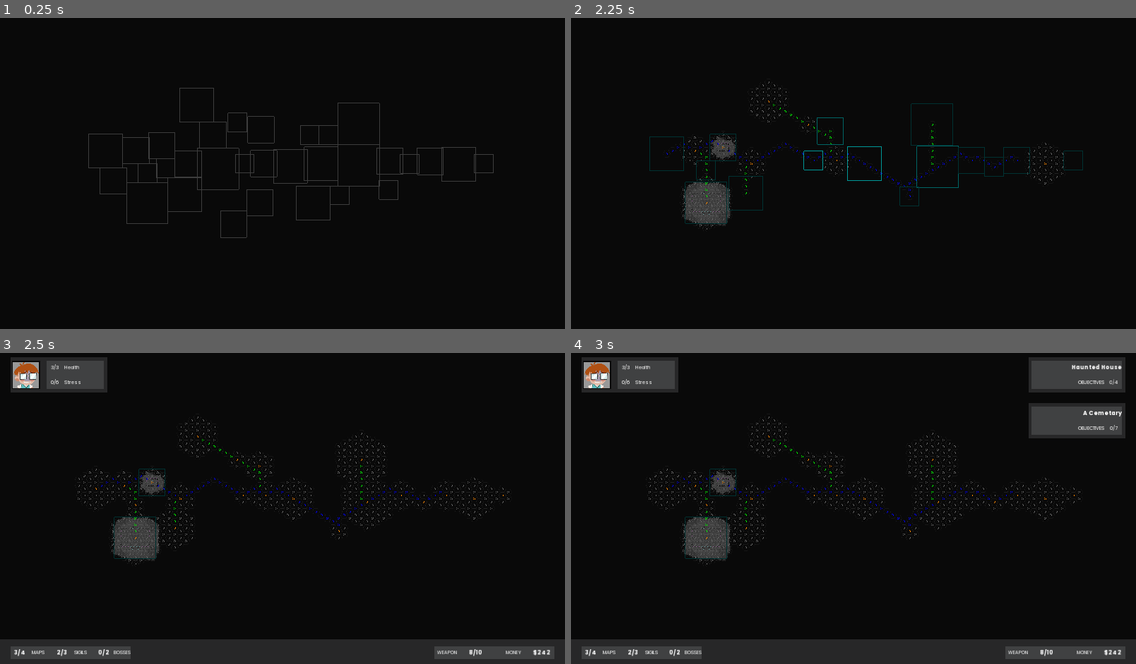
Above: before the commit, frames 1-4 (two rows, left to right).
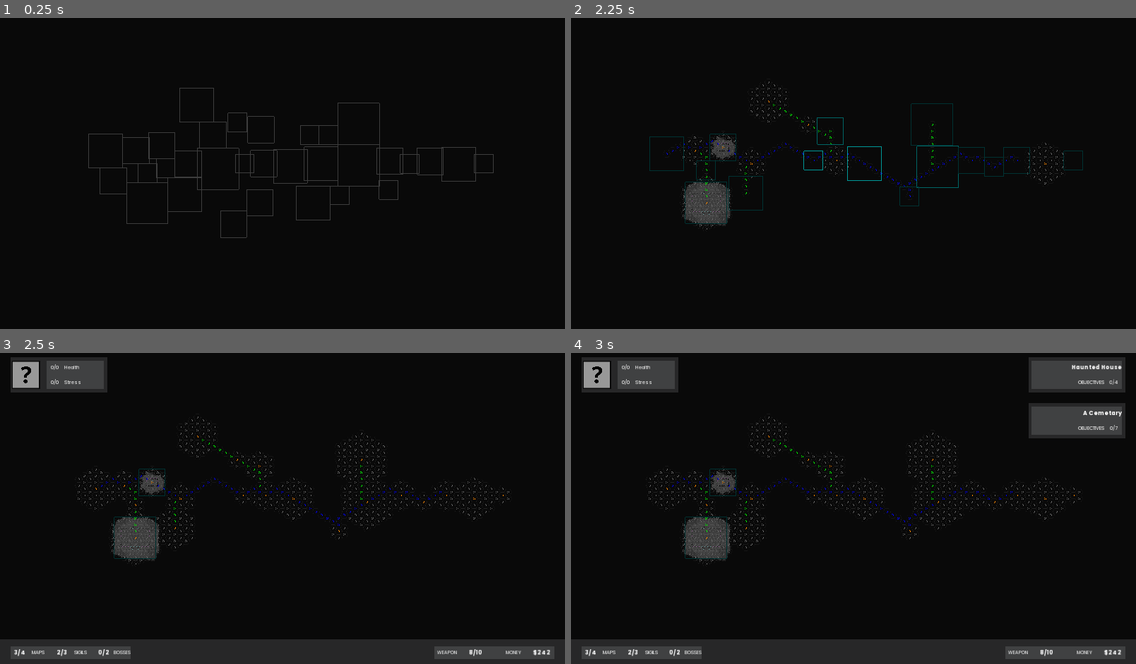
Above: after the commit, the same moments.

Repository: game-jam-it/game-off-jam
Game: Godot game, scene res://MainScene.tscn
Two runs of this game, one before a commit and one after it. Both use one fixed random seed, a clock stepped at 60 frames per second and the inputs below.
Inputs (mouse positions are in pixels of both pictures, inside the frame that each line leads up to):
- Up to frame 1 (0.25 s): no input
- Up to frame 2 (2.25 s): move the mouse to (977, 154) at 0.52 s; press the mouse at (977, 154) at 0.53 s; tap Space (ui_select) at 0.77, 1.52 s; move the mouse to (740, 185) at 1.27 s; release the mouse at (740, 185) at 1.28 s; right-click (740, 185) at 1.35 s; click (740, 185) at 1.42 s; move the mouse to (910, 101) at 2.02 s; press the mouse at (910, 101) at 2.03 s
- Up to frame 3 (2.5 s): no input
- Up to frame 4 (3 s): move the mouse to (825, 567) at 2.77 s; release the mouse at (825, 567) at 2.78 s; right-click (825, 567) at 2.85 s; click (825, 567) at 2.92 s

Frames 1-2 are identical in both runs. In frame 3, 0.3% of the frame differs, in the area x 2-11%, y 2-12%; in frame 4, 0.3%.
Error after the commit: Parse Error: Unknown class: "EnemyEntity" (res://Actor/prefabs/Ratsie.gd:1)

Commit message:
setup enemy as an entity

Diff:
--- a/Actor/ActorStats.gd
+++ b/Actor/ActorStats.gd
@@ -83,7 +83,7 @@
 var daring_boost: int = 0 setget set_daring_boost
 var smarts_boost: int = 0 setget set_smarts_boost
 
-func take_damage(enemy: Enemy) -> void:
+func take_damage(enemy: EnemyEntity) -> void:
 	self.current_hearts -= enemy.damage
 
 	# Check for death
--- a/Actor/prefabs/Ratsie.gd
+++ b/Actor/prefabs/Ratsie.gd
@@ -1,5 +1,5 @@
 class_name RatEntity
-extends Entity
+extends EnemyEntity
 
 func investigate_smell(entity: Entity):
 	if _grid == null:
--- a/Actor/prefabs/Ratsie.tscn
+++ b/Actor/prefabs/Ratsie.tscn
@@ -7,6 +7,7 @@
 [ext_resource path="res://Entities/Input/BotInput.gd" type="Script" id=5]
 [ext_resource path="res://prototype/assets/pg/ratsie.png" type="Texture" id=6]
 [ext_resource path="res://prototype/assets/hex-flat-256.png" type="Texture" id=7]
+[ext_resource path="res://Enemies/assets/portrait_ratsie.png" type="Texture" id=8]
 
 [sub_resource type="CircleShape2D" id=1]
 radius = 768.0
@@ -15,6 +16,9 @@
 script = ExtResource( 2 )
 group = 1
 initiative = 4.0
+portrait_base = ExtResource( 8 )
+portrait_damaged = ExtResource( 8 )
+portrait_stressed = ExtResource( 8 )
 
 [node name="Sprite" type="Sprite" parent="."]
 position = Vector2( 0, -10 )
--- a/Enemies/Enemy.gd
+++ /dev/null
@@ -1,23 +0,0 @@
-extends Node
-class_name Enemy
-
-export(String) var enemy_name = ""
-export(int) var current_hearts = 1
-export(int) var max_hearts = 1
-
-export(int) var damage = 1
-
-func damage_player() -> void:
-	ActorStats.take_damage(self)
-
-func take_damage(damage: int) -> void:
-	current_hearts -= damage
-
-	# Check for death
-	if current_hearts <= 0:
-		on_death()
-
-func on_death() -> void:
-	# TODO
-	print("Enemy: " + str(enemy_name) + " died")
-	return
--- /dev/null
+++ b/Enemies/EnemyEntity.gd
@@ -0,0 +1,29 @@
+class_name EnemyEntity
+extends Entity
+
+# This a mess, preferable this would be a resource
+# the behaviour is the same as the characters yet these
+# usualy are not characters, and definitly do not have to be
+
+export(String) var enemy_name = "Unknown"
+export(int) var current_hearts = 1
+export(int) var max_hearts = 1
+
+export(int) var damage = 1
+
+export(Texture) var portrait_base = preload("res://UserInterface/assets/portrait_default_flip.png")
+export(Texture) var portrait_damaged = preload("res://UserInterface/assets/portrait_default_flip.png")
+export(Texture) var portrait_stressed = preload("res://UserInterface/assets/portrait_default_flip.png")
+
+func damage_player() -> void:
+	ActorStats.take_damage(self)
+
+func take_damage(damage: int) -> void:
+	current_hearts -= damage
+	if current_hearts <= 0:
+		on_death()
+
+func on_death() -> void:
+	# TODO
+	print("Enemy: " + str(enemy_name) + " died")
+	return
--- a/Events/country/Cemetary.tscn
+++ b/Events/country/Cemetary.tscn
@@ -139,10 +139,12 @@
 
 [node name="Ratsie" parent="Queue" instance=ExtResource( 6 )]
 position = Vector2( -264, -192 )
+enemy_name = "Ratsie"
 
 [node name="Ratsio" parent="Queue" instance=ExtResource( 6 )]
 position = Vector2( 57, 193 )
 scale = Vector2( -1, 1 )
+enemy_name = "Ratsie"
 
 [node name="Spawns" type="Node2D" parent="."]
 
--- a/Events/country/IntroHouse.tscn
+++ b/Events/country/IntroHouse.tscn
@@ -116,6 +116,7 @@
 [node name="Ratsie" parent="Queue" instance=ExtResource( 5 )]
 position = Vector2( -29, 28 )
 scale = Vector2( -1, 1 )
+enemy_name = "Ratsie"
 
 [node name="Spawns" type="Node2D" parent="."]
 
--- a/Events/outskirt/FinalHouse.tscn
+++ b/Events/outskirt/FinalHouse.tscn
@@ -162,10 +162,12 @@
 
 [node name="Ratsie" parent="Queue" instance=ExtResource( 5 )]
 position = Vector2( 299, 68 )
+enemy_name = "Ratsie"
 
 [node name="Ratsio" parent="Queue" instance=ExtResource( 5 )]
 position = Vector2( -27, -165 )
 scale = Vector2( -1, 1 )
+enemy_name = "Ratsie"
 
 [node name="Spawns" type="Node2D" parent="."]
 
Not shown: 1 places in Actor/prefabs/Ratsie.tscn that only renumber resources
Binary file added: Enemies/assets/portrait_ratsie.png
Not shown, added: Enemies/assets/portrait_ratsie.png.import
